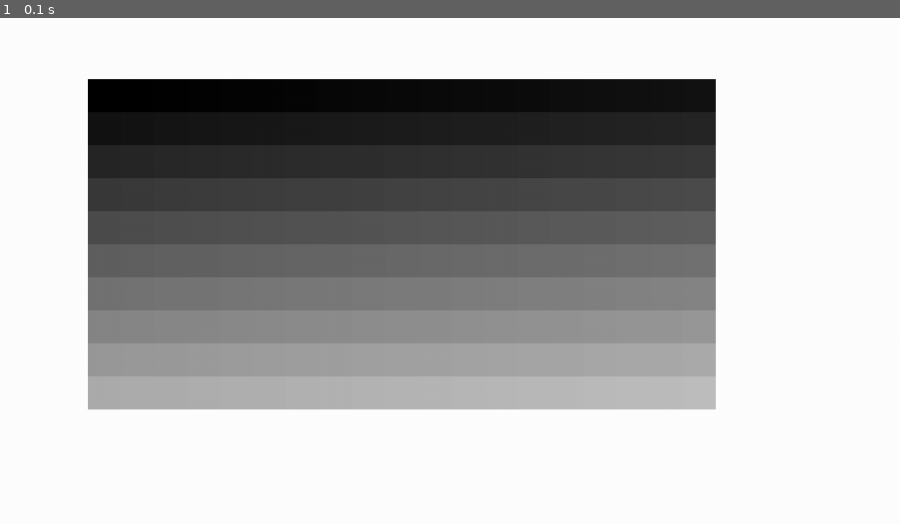
Above: before the commit, frame 1.
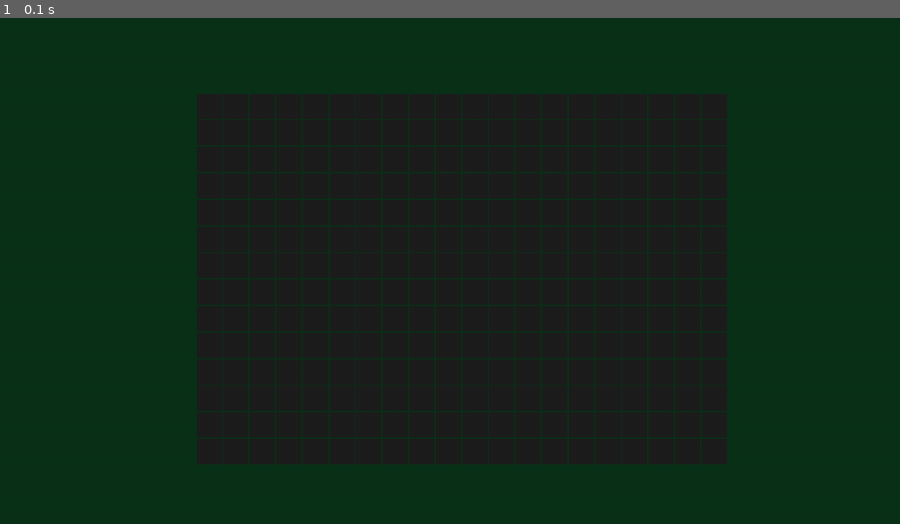
Above: after the commit, the same moment.

Repository: Ic-0n011/Pygame_ant-eater
Game: pygame game, started from pygame_template_oop.py
Two runs of this game, one before a commit and one after it. Both use one fixed random seed, a clock stepped at 60 frames per second and the inputs below.
Inputs:
- Up to frame 1 (0.1 s): no input

The runs differ from the first frame. In frame 1, 92% of the frame differs, in the area x 0-100%, y 0-100%.

Commit message:
Add files via upload

Diff:
--- a/main.py
+++ b/main.py
@@ -6,6 +6,7 @@
 from field import Field
 from Table_of_Record import TableOfRecords
 import string
+import pygame
 
 ALPHABET = string.ascii_uppercase
 
@@ -236,6 +237,71 @@
             self.show_the_update_screen()
 
 
+class Game_Window:
+    def __init__(self):
+        pygame.init()
+        self.screen = pygame.display.set_mode((0, 0), pygame.FULLSCREEN)
+        self.screen
+        pygame.display.set_caption("Pygame OOP Template")
+        self.clock = pygame.time.Clock()
+        self.is_running = True
+        self.screen_width = pygame.display.get_surface().get_size()[0]
+        self.screen_height = pygame.display.get_surface().get_size()[1]
+        self.cell_size = min(self.screen_width//variables.ROWS, self.screen_height//variables.COLS)
+        self.cell_surf = pygame.Surface((self.cell_size, self.cell_size))
+        self.cells = [
+            [Cell(y=row, x=col, image=self.cell_surf) for col in range(variables.COLS)]
+            for row in range(variables.ROWS)
+        ]
+        self.run()
+
+    def handle_events(self):
+        for event in pygame.event.get():
+            if event.type == pygame.QUIT:
+                self.is_running = False
+            elif event.type == pygame.KEYDOWN:
+                if event.key == pygame.K_ESCAPE:
+                    self.is_running = False
+
+    def render_cell(self):
+        for row in self.cells:
+            for cell in row:
+                cell.image.fill((30, 30, 30))
+                self.screen.blit(
+                    self.cell_surf,
+                    (
+cell.x * self.cell_size + (
+    (self.screen_width - (self.cell_size*COLS) - (cell.x * self.cell_size//10)
+     ) // 2) + (cell.x * self.cell_size//10),
+cell.y * self.cell_size + (
+    (self.screen_height - (self.cell_size*ROWS) - (cell.y * self.cell_size//10)
+     ) // 2) + (cell.y * self.cell_size//10)
+                     )
+                     )
+
+    def update(self):
+        # Логика игры
+        pass
+
+    def render(self):
+        self.screen.fill((10, 50, 25))
+        self.render_cell()
+
+        # Render game elements here
+
+        pygame.display.flip()
+
+    def run(self):
+        while self.is_running:
+            self.handle_events()
+            self.update()
+            self.render()
+            self.clock.tick(60)  # Set the frame rate to 60 FPS
+
+        pygame.quit()
+        sys.exit()
+
+
 game = Game()
 game.menu()
 exit()
--- a/pygame_template_oop.py
+++ b/pygame_template_oop.py
@@ -1,8 +1,8 @@
 import pygame
 import sys
 import random
-ROWS = 10
-COLS = 19
+ROWS = 14
+COLS = 20
 
 
 class Game:
@@ -15,7 +15,7 @@
         self.is_running = True
         self.screen_width = pygame.display.get_surface().get_size()[0]
         self.screen_height = pygame.display.get_surface().get_size()[1]
-        self.cell_size = min(self.screen_width//ROWS, self.screen_height//COLS) + 10
+        self.cell_size = min(self.screen_width//ROWS, self.screen_height//COLS)
         self.cell_surf = pygame.Surface((self.cell_size, self.cell_size))
         self.cells = [
             [Cell(y=row, x=col, image=self.cell_surf) for col in range(COLS)]
@@ -32,20 +32,18 @@
                     self.is_running = False
 
     def render_cell(self):
-        r = 0
-        g = 0
-        b = 0
         for row in self.cells:
             for cell in row:
-                r += 1
-                g += 1
-                b += 1
-                cell.image.fill((r, g, b))
+                cell.image.fill((30, 30, 30))
                 self.screen.blit(
                     self.cell_surf,
                     (
-                        cell.x * self.cell_size + ((self.screen_height - (self.cell_size * ROWS)) // 2),
-                        cell.y * self.cell_size - ((self.screen_height - (self.cell_size * COLS)) // 2)
+cell.x * self.cell_size + (
+    (self.screen_width - (self.cell_size*COLS) - (cell.x * self.cell_size//10)
+     ) // 2) + (cell.x * self.cell_size//10),
+cell.y * self.cell_size + (
+    (self.screen_height - (self.cell_size*ROWS) - (cell.y * self.cell_size//10)
+     ) // 2) + (cell.y * self.cell_size//10)
                      )
                      )
 
@@ -54,7 +52,7 @@
         pass
 
     def render(self):
-        self.screen.fill((255, 255, 255))
+        self.screen.fill((10, 50, 25))
         self.render_cell()
 
         # Render game elements here
